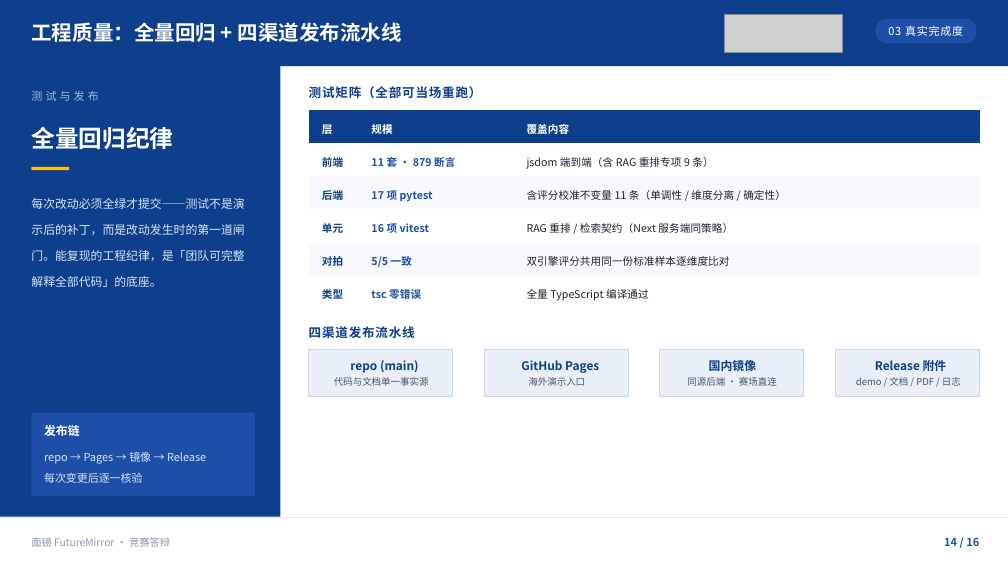
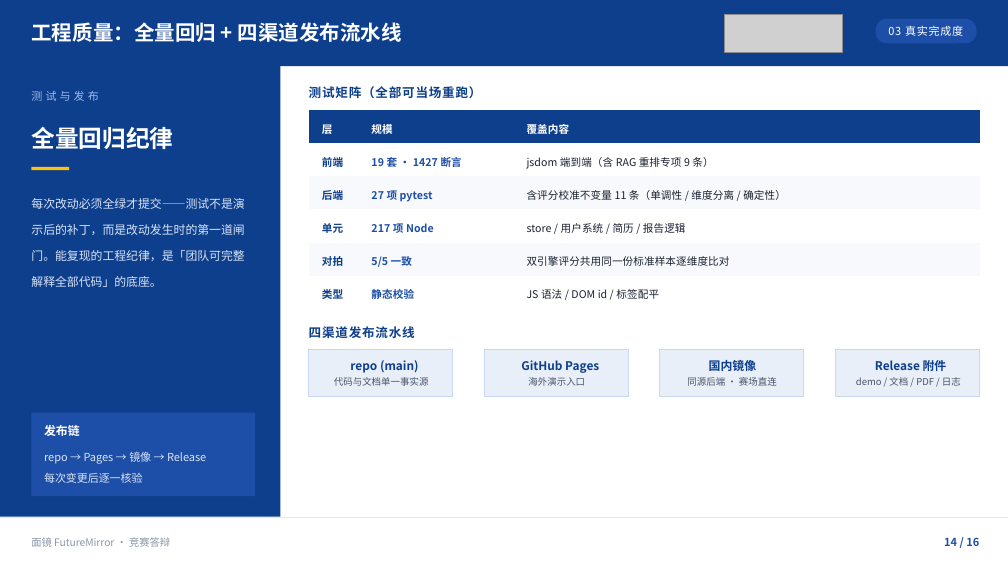
Before and after one commit to Penguin-Zhou/FutureMirror, a slide deck: slide 14 of docs/FutureMirror答辩.pptx. Drawn at 1008x567 pixels with LibreOffice and Linux fonts; fonts in the diff are those of the drawing; grey boxes stand for pictures; background and template pictures are left out. Boxes give left, top, right and bottom in pixels: in the first picture for what was removed or moved away, otherwise in the second. Text is boxed around its words. In the diff, an @@ line names an element or a change of style, - is before the commit and + after.

Commit message:
docs(pptx): 答辩稿测试矩阵与部署形态对齐真实实现（19 套/1427 · 27 pytest · 217 Node · FastAPI 服务端）

```diff
--- a/docs/FutureMirror答辩.pptx
+++ b/docs/FutureMirror答辩.pptx
@@ table at bbox=[309, 110, 980, 309] @@
-row 2, column 2: 11 套 · 879 断言
+row 2, column 2: 19 套 · 1427 断言
-row 3, column 2: 17 项 pytest
+row 3, column 2: 27 项 pytest
-row 4, column 2: 16 项 vitest
+row 4, column 2: 217 项 Node
-row 4, column 3: RAG 重排 / 检索契约（Next 服务端同策略）
+row 4, column 3: store / 用户系统 / 简历 / 报告逻辑
-row 6, column 2: tsc 零错误
+row 6, column 2: 静态校验
-row 6, column 3: 全量 TypeScript 编译通过
+row 6, column 3: JS 语法 / DOM id / 标签配平
```
Also in this commit, not shown: 1 other slide changed.
